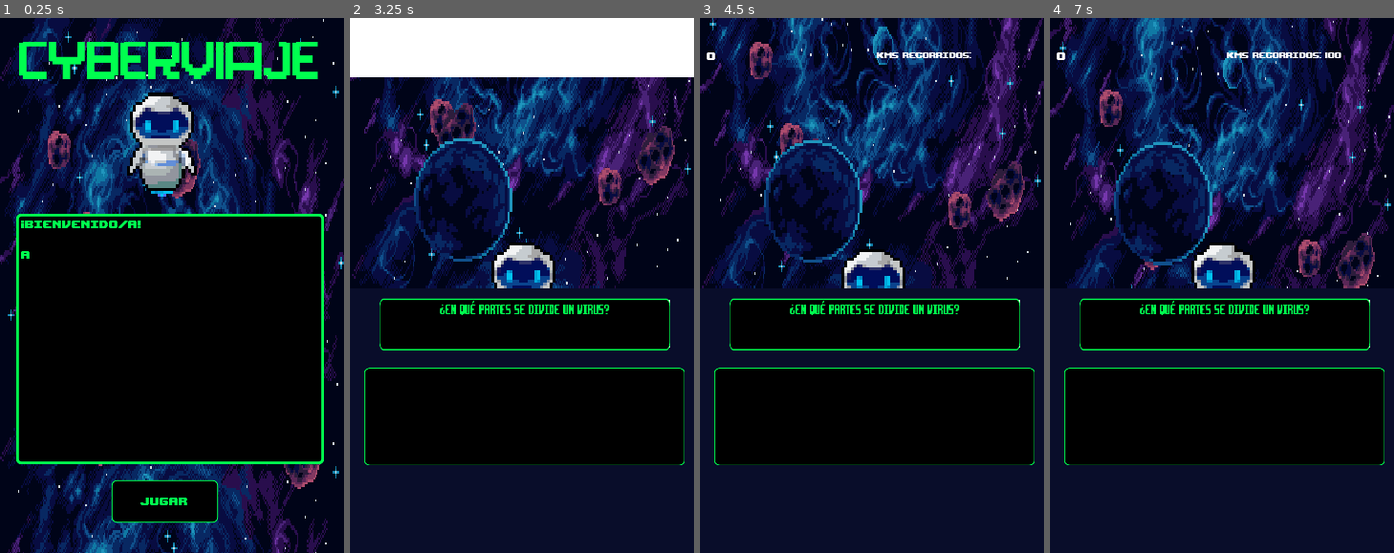
Above: before the commit, frames 1-4 (left to right).
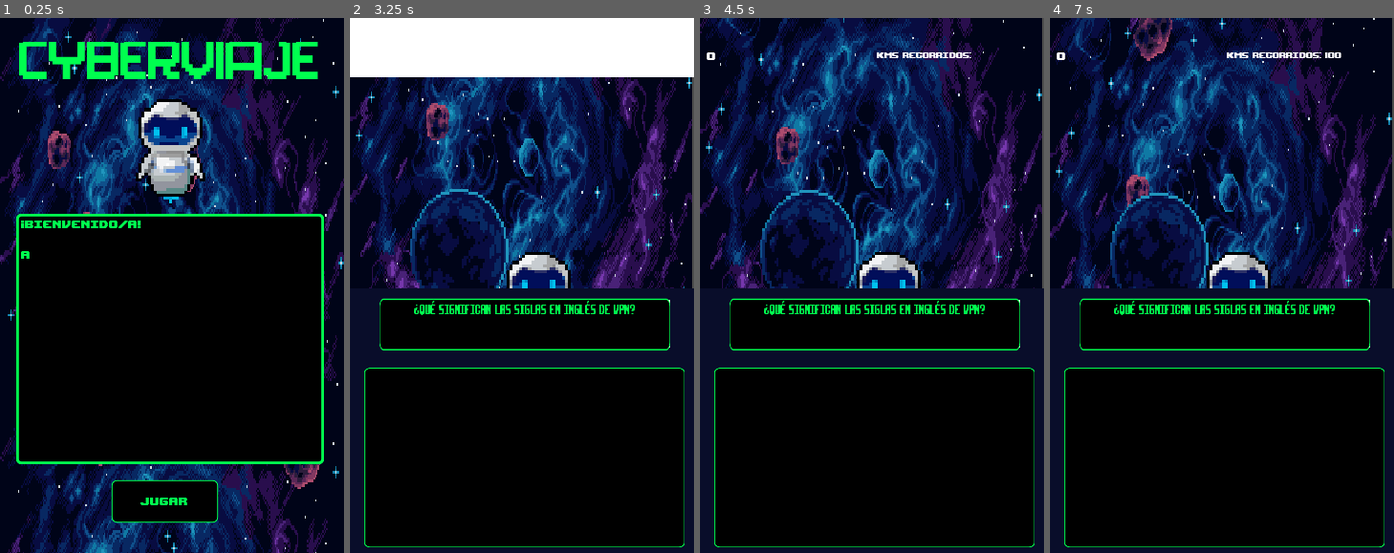
Above: after the commit, the same moments.

Repository: nicolasRuarte/masterclass-plan-b
Game: Godot game, scene res://Escenas/Inicio.tscn
Same seed, same stepped clock (60 frames per second), same inputs: the game is played once before the commit and once after it.
Inputs:
- Up to frame 1 (0.25 s): no input
- Up to frame 2 (3.25 s): click "Jugar" at 0.5 s; click "Jugar" at 1.25 s; click "Jugar" at 2 s; tap Enter at 2.75 s; tap 1 (1) at 2.85 s; tap 2 (2) at 3.05 s
- Up to frame 3 (4.5 s): tap 2 (2) at 3.6 s; tap 3 (3) at 3.8, 4.35 s
- Up to frame 4 (7 s): tap 4 (4) at 4.55, 5.1 s; tap 5 (5) at 5.3, 5.85 s; tap 6 (6) at 6.05, 6.6 s; tap 7 (7) at 6.8 s

The runs differ from the first frame. In frame 1, 3.0% of the frame differs, in the area x 36-60%, y 13-35%; in frame 2, 42%; in frame 3, 49%; in frame 4, 50%, in the area x 0-100%, y 0-99%.

Commit message:
Subiendo archivos para trabajar en el cole

Diff:
--- a/Escenas/Inicio.tscn
+++ b/Escenas/Inicio.tscn
@@ -6,46 +6,6 @@
 [ext_resource path="res://Escenas/Inicio.gd" type="Script" id=4]
 [ext_resource path="res://Sprites/roberto finish.png" type="Texture" id=5]
 [ext_resource path="res://Audio/Musica/DuckTales Music (NES) - The Moon Theme [KF32DRg9opA].mp3" type="AudioStream" id=6]
-
-[sub_resource type="AtlasTexture" id=9]
-atlas = ExtResource( 5 )
-region = Rect2( 0, 0, 800, 800 )
-
-[sub_resource type="AtlasTexture" id=10]
-atlas = ExtResource( 5 )
-region = Rect2( 800, 0, 800, 800 )
-
-[sub_resource type="AtlasTexture" id=11]
-atlas = ExtResource( 5 )
-region = Rect2( 1600, 0, 800, 800 )
-
-[sub_resource type="AtlasTexture" id=12]
-atlas = ExtResource( 5 )
-region = Rect2( 2400, 0, 800, 800 )
-
-[sub_resource type="AtlasTexture" id=13]
-atlas = ExtResource( 5 )
-region = Rect2( 3200, 0, 800, 800 )
-
-[sub_resource type="AtlasTexture" id=14]
-atlas = ExtResource( 5 )
-region = Rect2( 4000, 0, 800, 800 )
-
-[sub_resource type="AtlasTexture" id=15]
-atlas = ExtResource( 5 )
-region = Rect2( 4800, 0, 800, 800 )
-
-[sub_resource type="AtlasTexture" id=16]
-atlas = ExtResource( 5 )
-region = Rect2( 5600, 0, 800, 800 )
-
-[sub_resource type="SpriteFrames" id=17]
-animations = [ {
-"frames": [ SubResource( 9 ), SubResource( 10 ), SubResource( 11 ), SubResource( 12 ), SubResource( 13 ), SubResource( 14 ), SubResource( 15 ), SubResource( 16 ) ],
-"loop": true,
-"name": "default",
-"speed": 8.0
-} ]
 
 [sub_resource type="Theme" id=7]
 RichTextLabel/colors/default_color = Color( 0, 1, 0.309804, 1 )
@@ -167,12 +127,6 @@
 
 [node name="ParallaxEspacio" parent="." instance=ExtResource( 2 )]
 
-[node name="AnimatedSprite" type="AnimatedSprite" parent="."]
-position = Vector2( 168, 120 )
-scale = Vector2( 0.2, 0.2 )
-frames = SubResource( 17 )
-playing = true
-
 [node name="Título" type="RichTextLabel" parent="."]
 margin_left = 20.0
 margin_top = 25.0
@@ -227,5 +181,12 @@
 anims/RESET = SubResource( 26 )
 anims/texto = SubResource( 27 )
 
+[node name="Sprite" type="Sprite" parent="."]
+position = Vector2( 177, 120 )
+scale = Vector2( 0.2, 0.2 )
+texture = ExtResource( 5 )
+hframes = 8
+vframes = 4
+
 [connection signal="timeout" from="AnimacionTitulo" to="." method="_on_AnimacionTitulo_timeout"]
 [connection signal="button_up" from="Jugar" to="." method="_on_Jugar_button_up"]
--- a/Escenas/Scripts/preguntas-respuestas.gd
+++ b/Escenas/Scripts/preguntas-respuestas.gd
@@ -181,5 +181,51 @@
 		"correcta": 1
 	},
 
-
+	15: {
+		"id": 15,
+		"pregunta": "¿Qué significan las siglas en inglés de VPN?",
+		"opciones": [
+			"Virtual Private Notification",
+			"Virtual Popular Network",
+			"Virtual Private Network",
+			"Viral Private Network"
+		],
+		"correcta": 2
+	},
+
+16: {
+		"id": 16,
+		"pregunta": "¿Cómo se llama la técnica utilizada por las VPN para proteger el tráfico de red?",
+		"opciones": [
+			"Hiding",
+			"Esconding",
+			"Encrypting",
+			"Tunneling"
+		],
+		"correcta": 3
+	},
+
+	17: {
+		"id": 17,
+		"pregunta": "¿En qué año fue sancionada la ley 26.388 para los delitos informáticos?",
+		"opciones": [
+			"2008",
+			"2009",
+			"2010",
+			"2011"
+		],
+		"correcta": 0
+	},
+
+	18: {
+		"id": 18,
+		"pregunta": "",
+		"opciones": [
+			"",
+			"",
+			"",
+			""
+		],
+		"correcta": 1
+	},
 }
--- a/Escenas/jugador.tscn
+++ b/Escenas/jugador.tscn
@@ -1,47 +1,7 @@
-[gd_scene load_steps=12 format=2]
+[gd_scene load_steps=3 format=2]
 
 [ext_resource path="res://Escenas/jugador.gd" type="Script" id=1]
 [ext_resource path="res://Sprites/roberto finish.png" type="Texture" id=2]
-
-[sub_resource type="AtlasTexture" id=9]
-atlas = ExtResource( 2 )
-region = Rect2( 0, 0, 800, 800 )
-
-[sub_resource type="AtlasTexture" id=10]
-atlas = ExtResource( 2 )
-region = Rect2( 800, 0, 800, 800 )
-
-[sub_resource type="AtlasTexture" id=11]
-atlas = ExtResource( 2 )
-region = Rect2( 1600, 0, 800, 800 )
-
-[sub_resource type="AtlasTexture" id=12]
-atlas = ExtResource( 2 )
-region = Rect2( 2400, 0, 800, 800 )
-
-[sub_resource type="AtlasTexture" id=13]
-atlas = ExtResource( 2 )
-region = Rect2( 3200, 0, 800, 800 )
-
-[sub_resource type="AtlasTexture" id=14]
-atlas = ExtResource( 2 )
-region = Rect2( 4000, 0, 800, 800 )
-
-[sub_resource type="AtlasTexture" id=15]
-atlas = ExtResource( 2 )
-region = Rect2( 4800, 0, 800, 800 )
-
-[sub_resource type="AtlasTexture" id=16]
-atlas = ExtResource( 2 )
-region = Rect2( 5600, 0, 800, 800 )
-
-[sub_resource type="SpriteFrames" id=17]
-animations = [ {
-"frames": [ SubResource( 9 ), SubResource( 10 ), SubResource( 11 ), SubResource( 12 ), SubResource( 13 ), SubResource( 14 ), SubResource( 15 ), SubResource( 16 ) ],
-"loop": true,
-"name": "default",
-"speed": 8.0
-} ]
 
 [node name="jugador" type="KinematicBody2D"]
 position = Vector2( 178, 271 )
@@ -51,9 +11,9 @@
 current = true
 process_mode = 0
 
-[node name="AnimatedSprite" type="AnimatedSprite" parent="."]
+[node name="Sprite" type="Sprite" parent="."]
 position = Vector2( 6.10352e-05, 0 )
 scale = Vector2( 0.2, 0.2 )
-frames = SubResource( 17 )
-frame = 5
-playing = true
+texture = ExtResource( 2 )
+hframes = 10
+vframes = 4
--- a/Escenas/test.tscn
+++ b/Escenas/test.tscn
@@ -147,7 +147,7 @@
 margin_left = -167.0
 margin_top = -162.5
 margin_right = 124.0
-margin_bottom = -48.5
+margin_bottom = 47.5
 rect_scale = Vector2( 1.15238, 1.33865 )
 theme = SubResource( 8 )
 custom_colors/guide_color = Color( 0, 1, 0.309804, 1 )
@@ -189,7 +189,7 @@
 theme = SubResource( 12 )
 
 [node name="jugador" parent="." instance=ExtResource( 9 )]
-position = Vector2( 178, 209 )
+position = Vector2( 182, -318 )
 
 [node name="DemoraRespuesta" type="Timer" parent="."]
 wait_time = 1.5
Not shown: 1 places in Escenas/Inicio.tscn that only renumber resources
Not shown, changed: Export/version-2/index.audio.worklet.js
Not shown, changed: Export/version-2/index.html
Not shown, changed: Export/version-2/index.js
Not shown, changed: Export/version-2/index.pck
Not shown, changed: Export/version-2/index.wasm
Not shown, changed: Export/version-2/juego.zip
